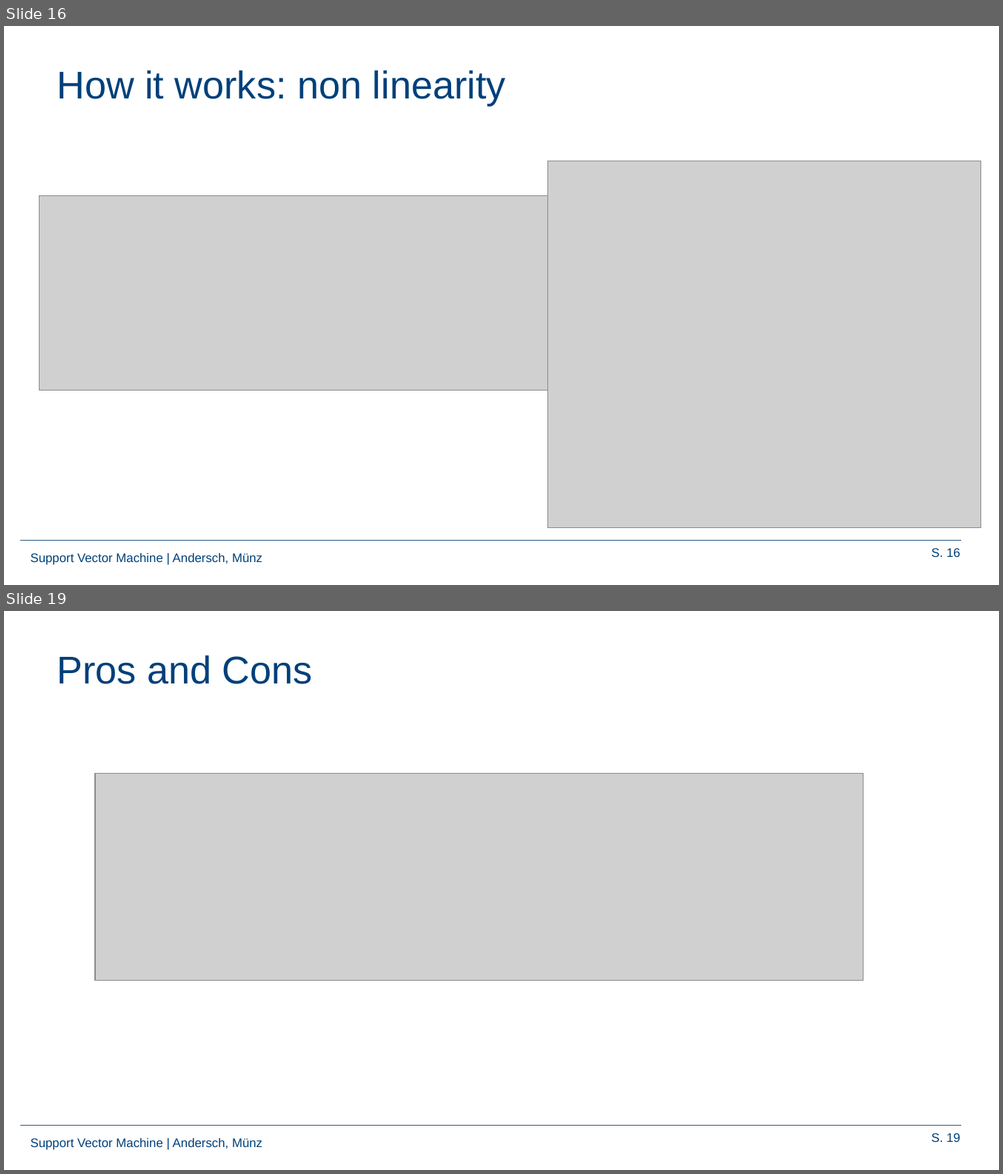
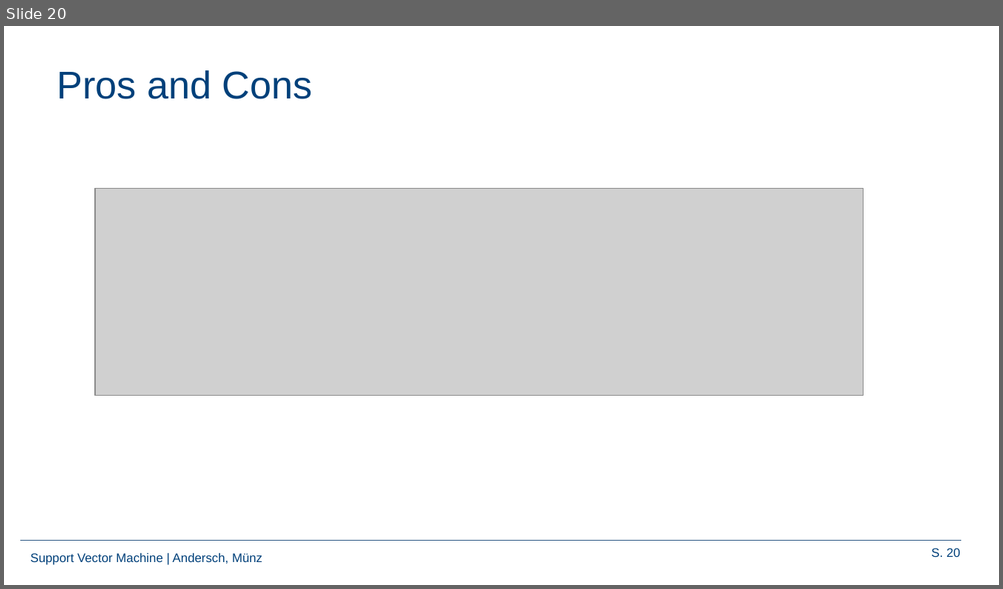
Before and after one commit to Frandersch/Statistical-Machine-Learning, a slide deck: Präsentation/Support Vector Machines.pptx. Shown one above the other, each under a label of ours: slides 16 and 19 before the commit, slide 20 after it; the slides between them are not shown. The pictures are 1003x1174 and 1003x589 pixels, drawn with LibreOffice and Linux fonts; fonts in the diff are those of the drawing; grey boxes stand for pictures; background and template pictures are left out. Boxes give left, top, right and bottom in pixels: in the first picture for what was removed or moved away, otherwise in the second. Text is boxed around its words. In the diff, an @@ line names an element or a change of style, - is before the commit and + after.

```diff
--- a/Präsentation/Support Vector Machines.pptx
+++ b/Präsentation/Support Vector Machines.pptx
@@ slide 16 removed at <box>4,26,999,585</box>, background #FFFFFF; not listed: 3 template elements that a slide beside it also shows @@
@@ title removed at <box>57,70,506,106</box> @@
-How it works: non linearity
@@ picture removed at <box>547,161,979,528</box> @@
@@ picture removed at <box>39,196,547,391</box> @@
@@ what was slide 19 is now slide 20 @@
@@ page number at <box>931,548,960,557</box>: text changed @@
-S. 19
+S. 20
```
Also in this commit, not shown: 12 slides changed, 11 slides added, 7 other slides removed.
